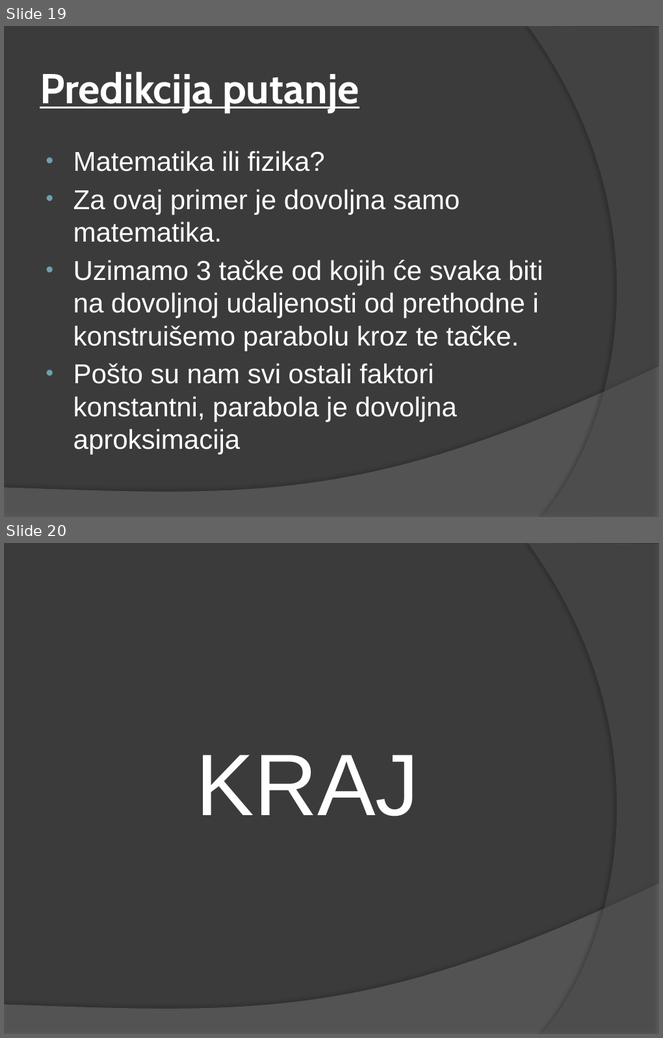
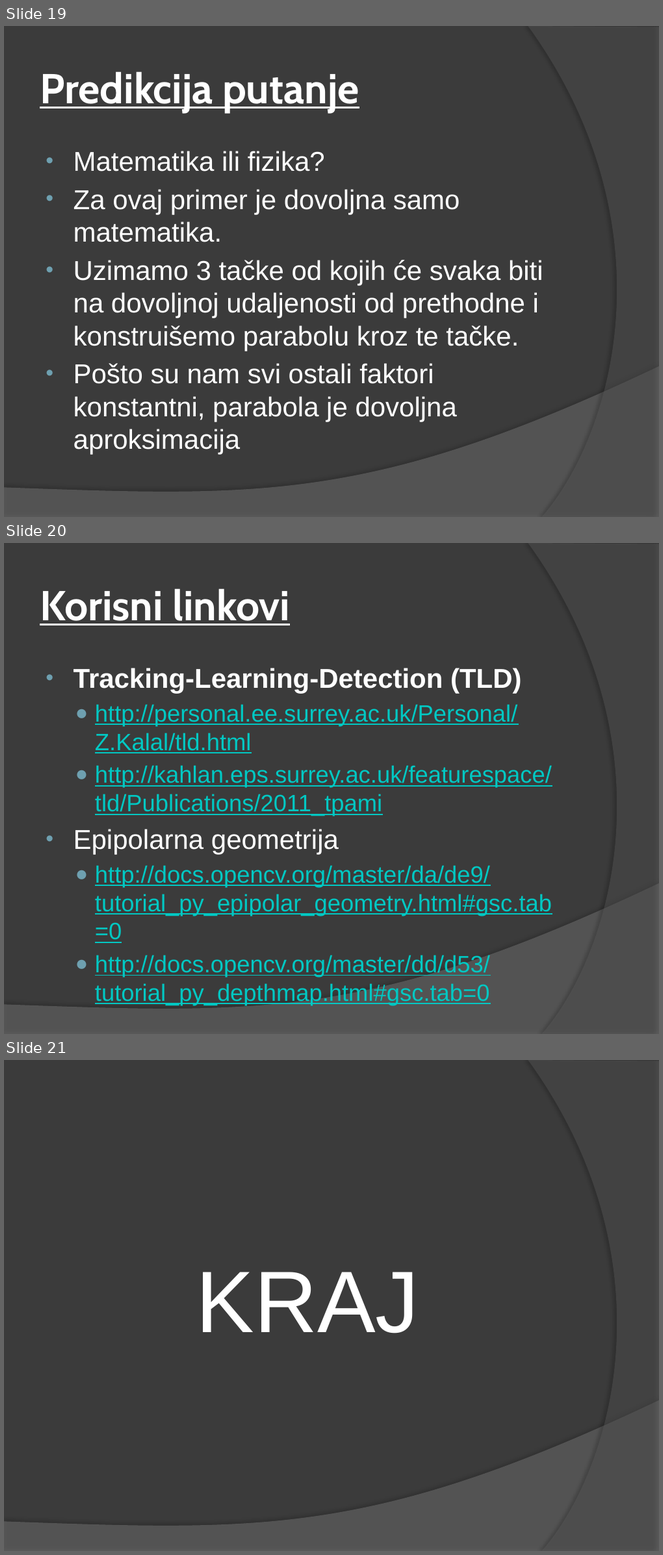
Before and after one commit to NEMANJA-ILIC/SoftComputing2015-Project, a slide deck: Trodimenzionalno praćenje objekata u prostoru uz predikciju kretanja.pptx. Shown one above the other, each under a label of ours: slides 19 and 20 before the commit, slides 19, 20 and 21 after it. The pictures are 663x1038 and 663x1555 pixels, drawn with LibreOffice and Linux fonts; fonts in the diff are those of the drawing. Boxes give left, top, right and bottom in pixels: in the first picture for what was removed or moved away, otherwise in the second. Text is boxed around its words. In the diff, an @@ line names an element or a change of style, - is before the commit and + after.

Commit message:
Dodati korisni linkovi.

```diff
--- a/Trodimenzionalno praćenje objekata u prostoru uz predikciju kretanja.pptx
+++ b/Trodimenzionalno praćenje objekata u prostoru uz predikciju kretanja.pptx
@@ slide 20 added at <box>4,543,659,1034</box>, background #3B3B3B; not listed: 2 template elements that a slide beside it also shows @@
@@ title added at <box>40,589,290,626</box>, 46 pt, text #FFFFFF, bold, underline @@
+Korisni linkovi
@@ text added at <box>74,668,552,1006</box>, 26 pt, text #00C8C3, underline @@
+• Tracking-Learning-Detection (TLD)
+  ● http://personal.ee.surrey.ac.uk/Personal/Z.Kalal/tld.html
+  ● http://kahlan.eps.surrey.ac.uk/featurespace/tld/Publications/2011_tpami
+• Epipolarna geometrija
+  ● http://docs.opencv.org/master/da/de9/tutorial_py_epipolar_geometry.html#gsc.tab=0
+  ● http://docs.opencv.org/master/dd/d53/tutorial_py_depthmap.html#gsc.tab=0
@@ what was slide 20 is now slide 21 @@
```
